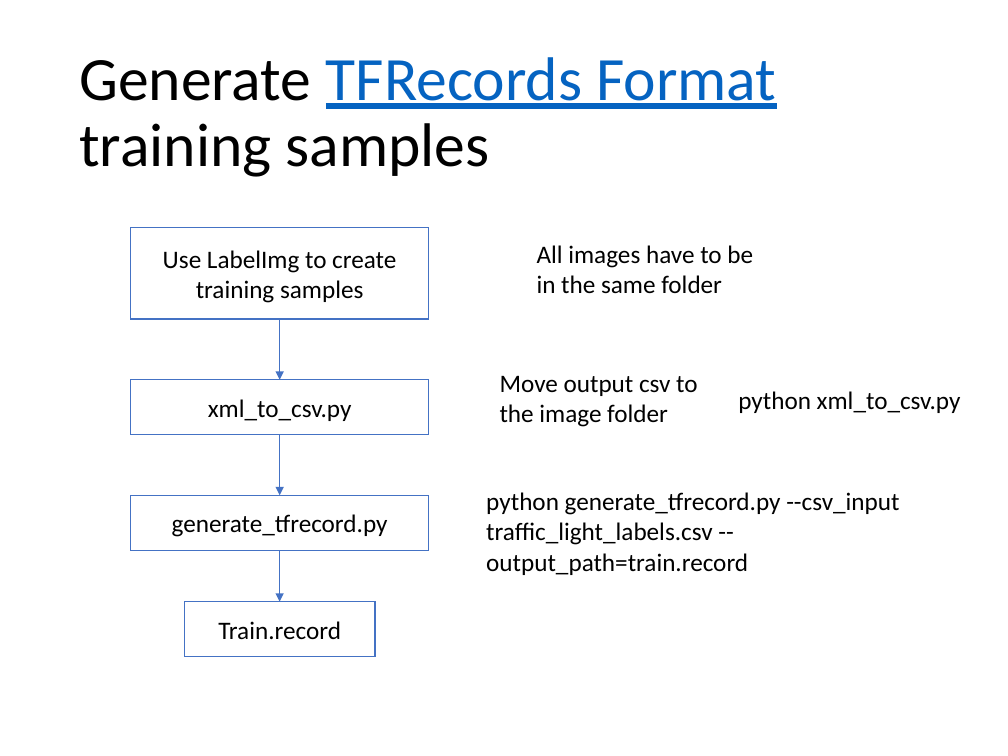
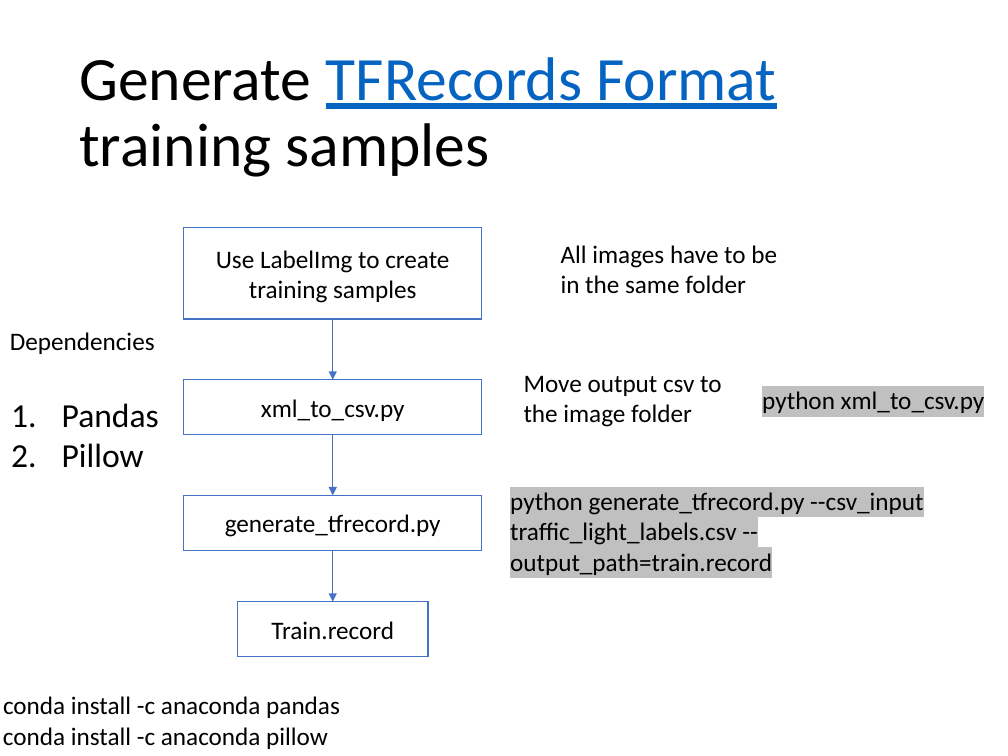
Before and after one commit to YichaoOU/self_driving_car, a slide deck: slide 16 of Tutorial/TensorFlow-Obj-API.pptx. Drawn at 1008x756 pixels with LibreOffice and Linux fonts; fonts in the diff are those of the drawing. Boxes give left, top, right and bottom in pixels: in the first picture for what was removed or moved away, otherwise in the second. Text is boxed around its words. In the diff, an @@ line names an element or a change of style, - is before the commit and + after.

Commit message:
Lecture 2

```diff
--- a/Tutorial/TensorFlow-Obj-API.pptx
+++ b/Tutorial/TensorFlow-Obj-API.pptx
@@ 4 texts: place and size @@
-4 texts at box(486, 245, 961, 575)
+4 texts at box(510, 245, 985, 575)
@@ text added at box(10, 332, 155, 354), 18 pt, text #000000 @@
+Dependencies
@@ text "python xml_to_csv.py" at box(762, 389, 985, 416): highlight none to #C0C0C0 @@
@@ text added at box(62, 403, 159, 468), 24 pt, text #000000 @@
+1. Pandas
+2. Pillow
@@ 3 rectangles: place and size @@
-3 rectangles at box(131, 228, 429, 550)
+3 rectangles at box(183, 228, 482, 550)
@@ text "python generate_tfrecord.py --csv_input traffic_light_labels ..." at box(510, 492, 923, 575): highlight none to #C0C0C0 @@
@@ 3 arrows, 1 rectangle: place and size @@
-3 arrows, 1 rectangle at box(184, 320, 375, 657)
+3 arrows, 1 rectangle at box(238, 320, 428, 657)
@@ text added at box(3, 696, 340, 718), 18 pt, text #000000 @@
+conda install -c anaconda pandas
@@ text added at box(3, 727, 328, 749), 18 pt, text #000000 @@
+conda install -c anaconda pillow
```
Also in this commit, not shown: 3 other slides changed, 4 slides added, 1 slide removed, 5 other files.
